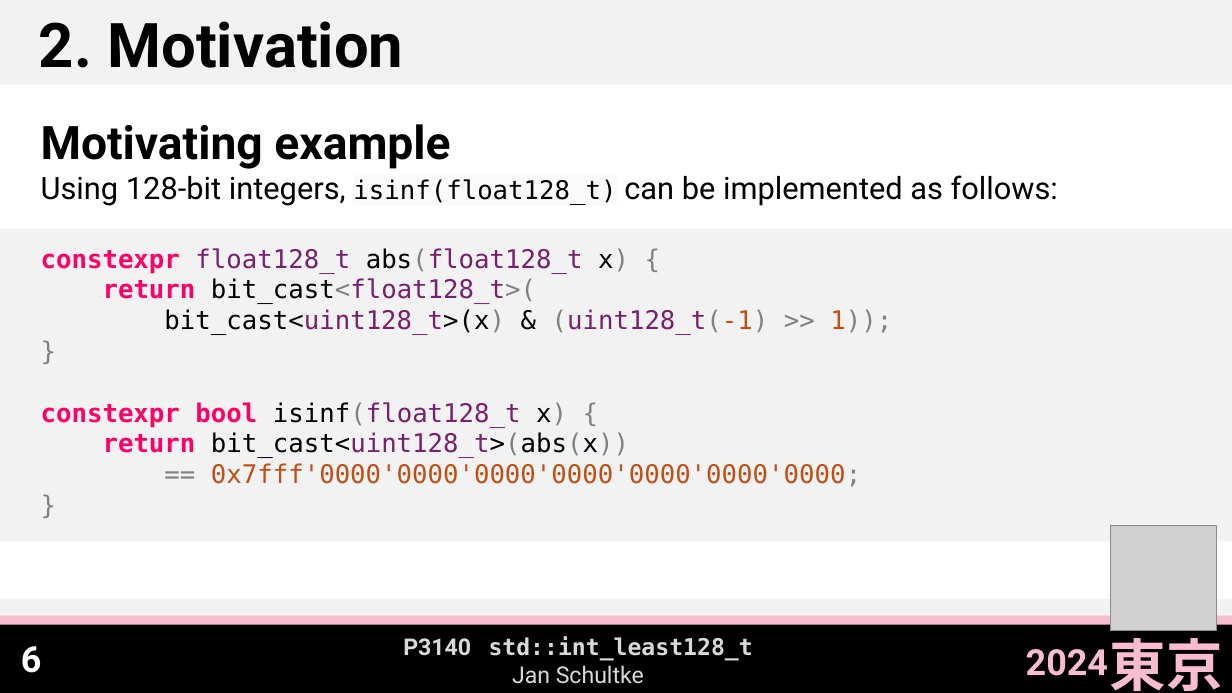
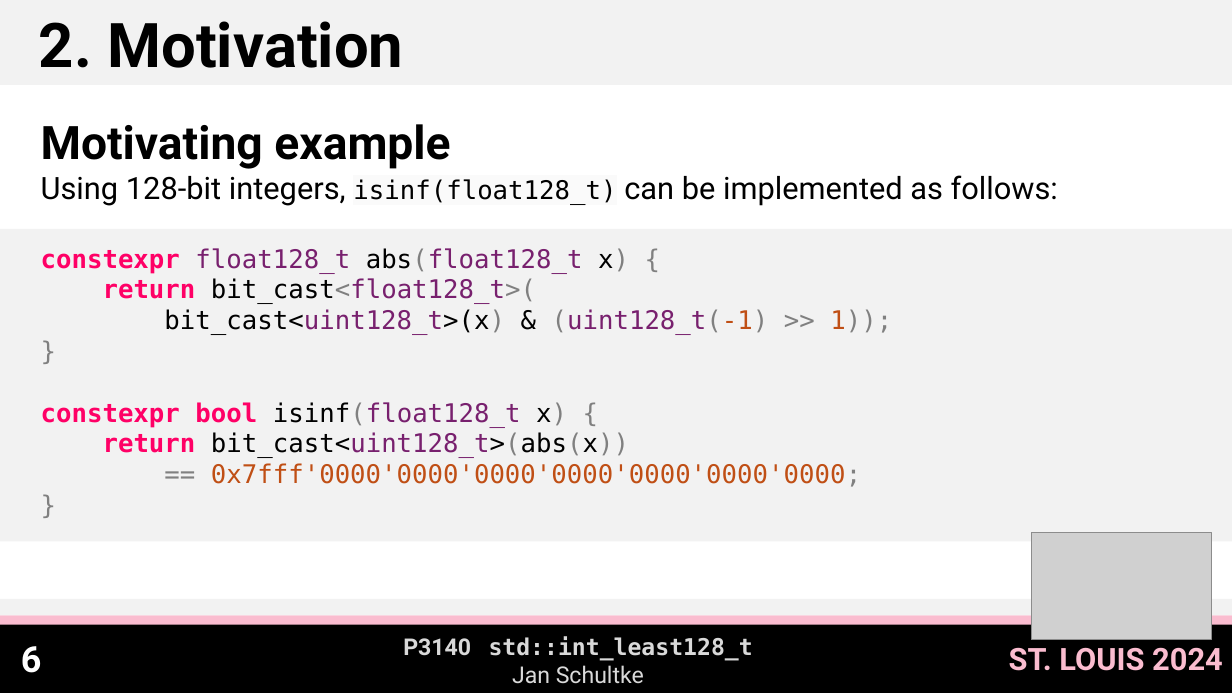
Before and after one commit to Eisenwave/cpp-proposals, a slide deck: slide 7 of slides/p3140-slides.pptx. Drawn at 1232x693 pixels with LibreOffice and Linux fonts; fonts in the diff are those of the drawing; grey boxes stand for pictures. Boxes give left, top, right and bottom in pixels: in the first picture for what was removed or moved away, otherwise in the second. Text is boxed around its words. In the diff, an @@ line names an element or a change of style, - is before the commit and + after.

Commit message:
update P3140 slides for St. Louis

```diff
--- a/slides/p3140-slides.pptx
+++ b/slides/p3140-slides.pptx
@@ picture added at <box>1031,532,1212,640</box> @@
@@ picture removed at <box>1111,525,1217,631</box> @@
@@ text removed at <box>1110,629,1223,691</box> @@
-東京
@@ text at <box>1009,647,1223,671</box>: text changed; size 28 to 24 pt @@
-2024
+ST. LOUIS 2024
```
Also in this commit, not shown: 11 other slides changed, 1 slide added, 2 other files.
